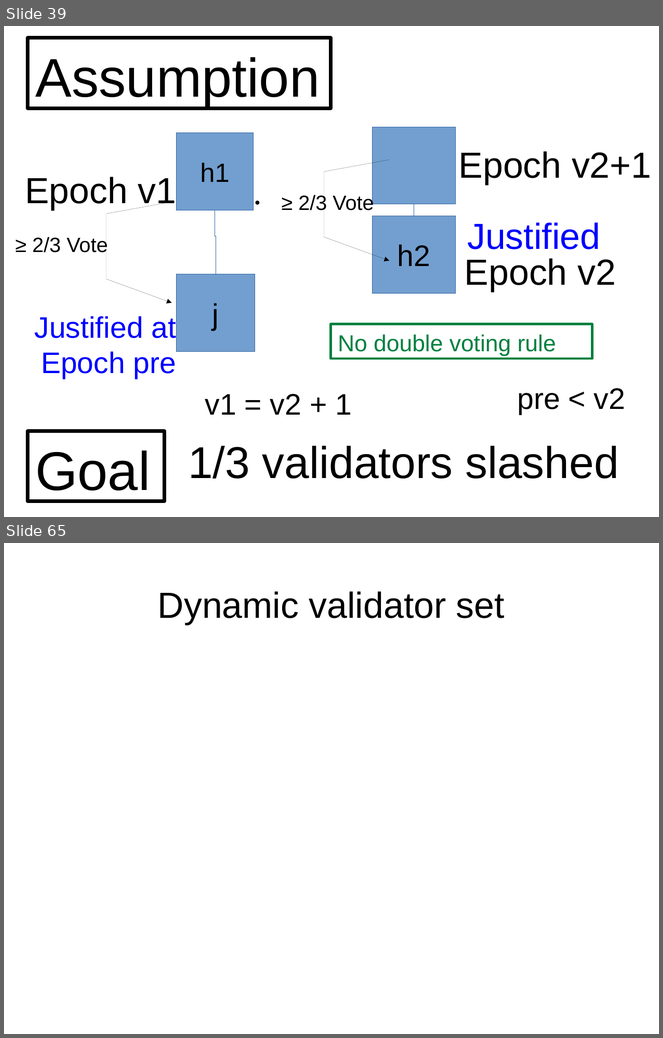
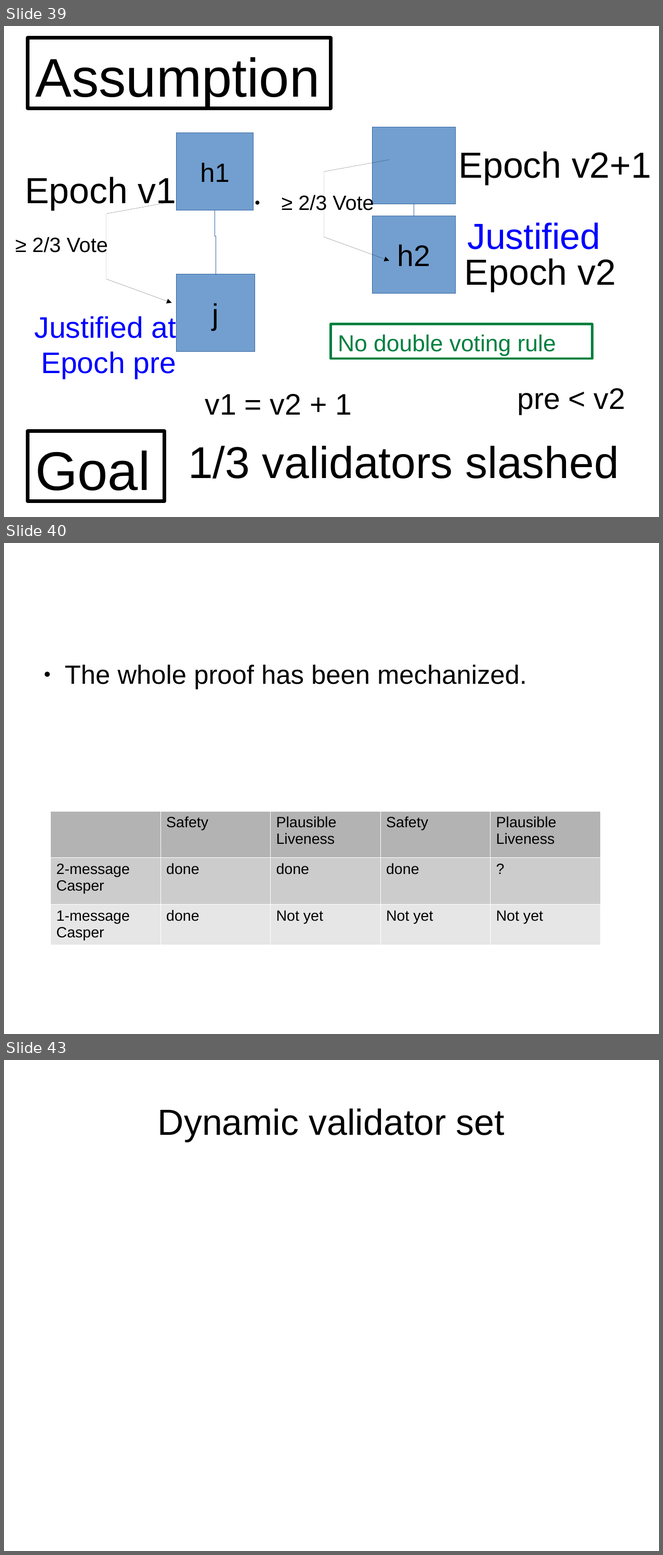
Before and after one commit to palmskog/pos, a slide deck: slide.odp. Shown one above the other, each under a label of ours: slides 39 and 65 before the commit, slides 39, 40 and 43 after it; the slides between them are not shown. The pictures are 663x1038 and 663x1555 pixels, drawn with LibreOffice and Linux fonts; fonts in the diff are those of the drawing. Boxes give left, top, right and bottom in pixels: in the first picture for what was removed or moved away, otherwise in the second. Text is boxed around its words. In the diff, an @@ line names an element or a change of style, - is before the commit and + after.

```diff
--- a/slide.odp
+++ b/slide.odp
@@ slide 40 added at (4, 543, 659, 1034), background #FFFFFF @@
@@ text added at (65, 665, 527, 690), 32 pt, text #000000 @@
+● The whole proof has been mechanized.
@@ table added at (50, 812, 600, 945), 3 rows, 5 columns @@
+ | Safety | Plausible Liveness | Safety | Plausible Liveness
+2-message Casper | done | done | done | ?
+1-message Casper | done | Not yet | Not yet | Not yet
@@ what was slide 65 is now slide 43 @@
```
Also in this commit, not shown: 23 slides removed.
